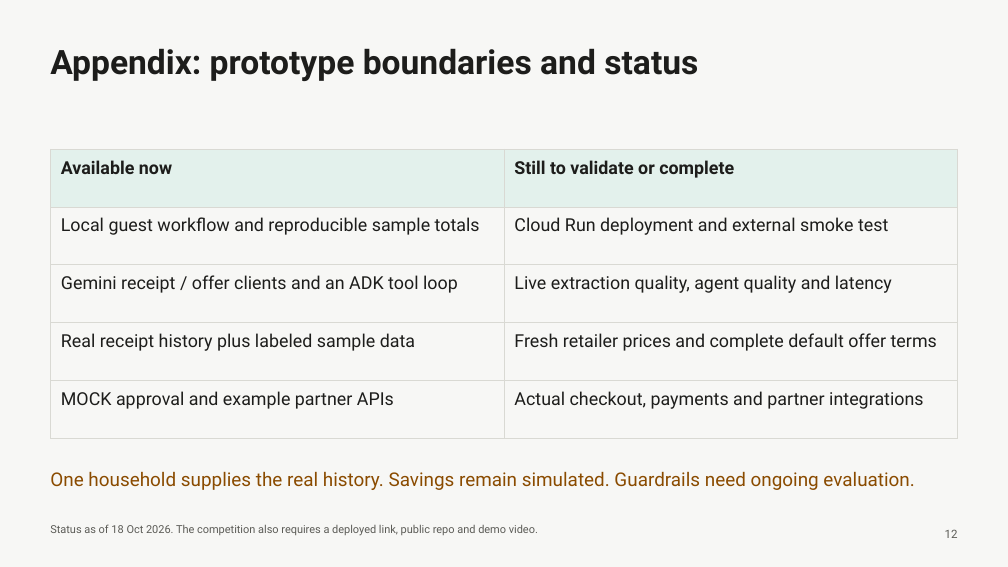
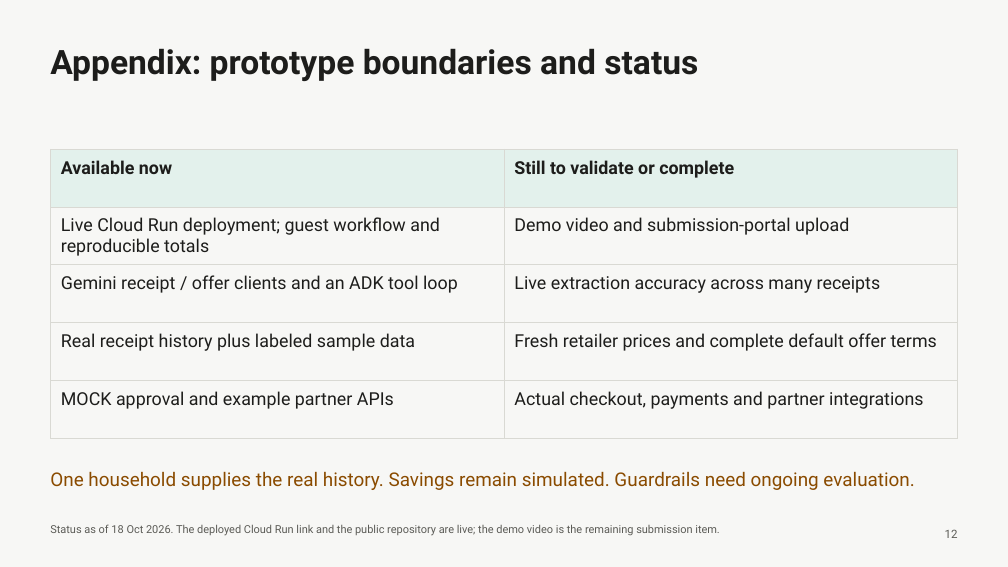
Before and after one commit to nyogendran/savvy-cart-ai, a slide deck: slide 12 of docs/submission/Savvy-Cart-AI-gTaprobane-Final.pptx. Drawn at 1008x567 pixels with LibreOffice and Linux fonts; fonts in the diff are those of the drawing. Boxes give left, top, right and bottom in pixels: in the first picture for what was removed or moved away, otherwise in the second. Text is boxed around its words. In the diff, an @@ line names an element or a change of style, - is before the commit and + after.

```diff
--- a/docs/submission/Savvy-Cart-AI-gTaprobane-Final.pptx
+++ b/docs/submission/Savvy-Cart-AI-gTaprobane-Final.pptx
@@ table at [51,149,958,438] @@
-row 2, column 1: Local guest workflow and reproducible sample totals
+row 2, column 1: Live Cloud Run deployment; guest workflow and reproducible totals
-row 2, column 2: Cloud Run deployment and external smoke test
+row 2, column 2: Demo video and submission-portal upload
-row 3, column 2: Live extraction quality, agent quality and latency
+row 3, column 2: Live extraction accuracy across many receipts
@@ text at [50,524,720,535]: text changed @@
-Status as of 18 Oct 2026. The competition also requires a deployed link, public repo and demo video.
+Status as of 18 Oct 2026. The deployed Cloud Run link and the public repository are live; the demo video is the remaining submission item.
```
Also in this commit, not shown: 5 other slides changed, 1 other file.
